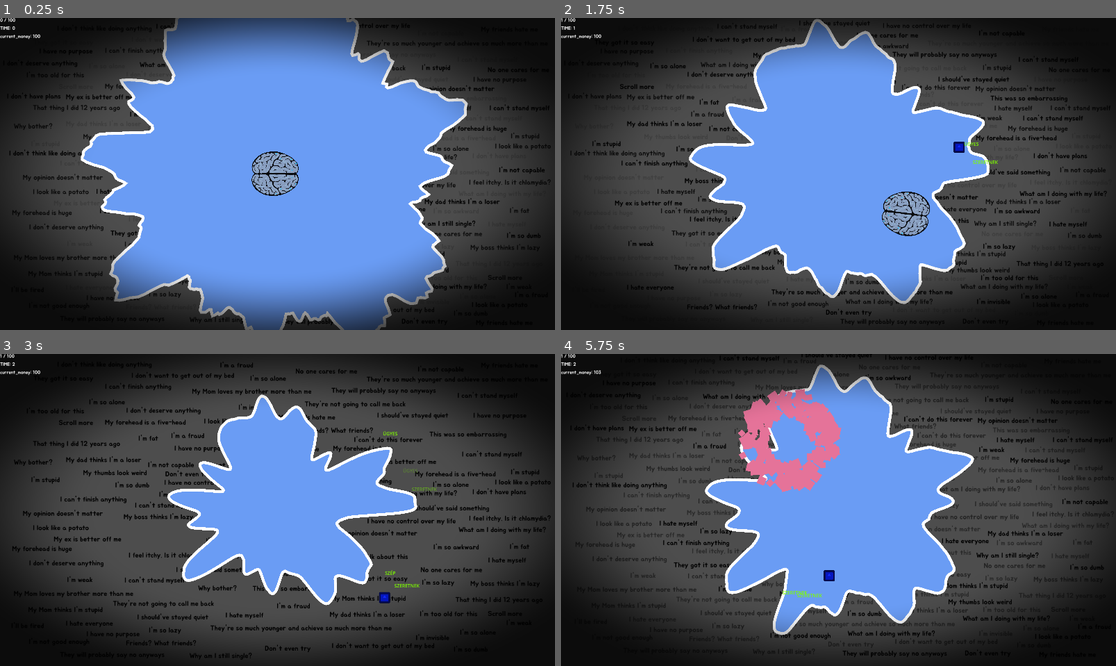
Above: before the commit, frames 1-4 (two rows, left to right).
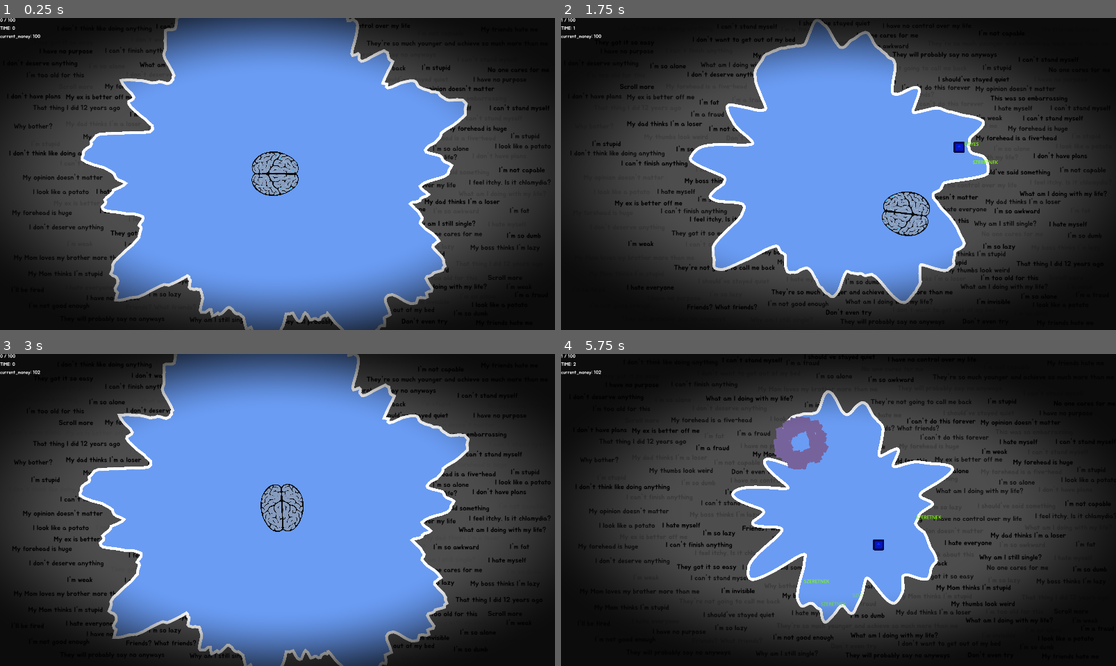
Above: after the commit, the same moments.

Repository: ekaktusz/bullet-hell-jam-7
Game: Godot game, scene res://Scenes/Map/Map.tscn
Same seed, same stepped clock (60 frames per second), same inputs: the game is played once before the commit and once after it. The engine's default icon, where the game draws it, is replaced by a stand-in: a white triangle on a blue panel in a dark square.
Inputs (mouse positions are in pixels of both pictures, inside the frame that each line leads up to):
- Up to frame 1 (0.25 s): no input
- Up to frame 2 (1.75 s): move the mouse to (960, 158) at 0.52 s; hold Right (ui_right) 0.53-1.28 s; click (960, 158) at 0.67 s; move the mouse to (727, 189) at 1.27 s; hold Down (ui_down) from 1.28 s (still down)
- Up to frame 3 (3 s): move the mouse to (333, 441) at 2.02 s; release Down (ui_down) at 2.03 s; hold Right (ui_right) 2.03-2.75 s; click (288, 634) at 2.75 s, where only the run after the commit has a clickable "RESTART"
- Up to frame 4 (5.75 s): click (849, 634) at 3.5 s, where only the run before the commit has a clickable "RESTART"; move the mouse to (810, 572) at 4.27 s; hold Up (ui_up) 4.28-5.03 s; click (810, 572) at 4.42 s; move the mouse to (1005, 556) at 5.02 s; hold Left (ui_left) from 5.03 s (still down)

The runs differ from the first frame. In frame 2, 1.0% of the frame differs, in the area x 35-65%, y 0-92%; in frame 3, 38%, in the area x 0-85%, y 0-100%; in frame 4, 18%.

Commit message:
more effect and hit box

Diff:
--- /dev/null
+++ b/Globals/global_shader_effect.gd
@@ -0,0 +1,6 @@
+extends CanvasLayer
+
+@onready var color_rect: ColorRect = $ColorRect
+
+func set_vignette_radius(radius: float) -> void:
+	color_rect.material.set_shader_parameter("radius", radius)
--- a/Globals/global_shader_effect.tscn
+++ b/Globals/global_shader_effect.tscn
@@ -1,6 +1,7 @@
 [gd_scene format=3 uid="uid://cchhfbgm5cdrr"]
 
 [ext_resource type="Shader" uid="uid://cynprrp8pdwn3" path="res://Globals/global_shader_effect.gdshader" id="1_useb7"]
+[ext_resource type="Script" path="res://Globals/global_shader_effect.gd" id="2_bhe5d"]
 
 [sub_resource type="ShaderMaterial" id="ShaderMaterial_nugmo"]
 shader = ExtResource("1_useb7")
@@ -12,6 +13,7 @@
 shader_parameter/vignette_color = Color(0, 0, 0, 1)
 
 [node name="GlobalShaderEffect" type="CanvasLayer" unique_id=417315655]
+script = ExtResource("2_bhe5d")
 
 [node name="ColorRect" type="ColorRect" parent="." unique_id=531495866]
 material = SubResource("ShaderMaterial_nugmo")
--- a/Scenes/Brain/Brain.tscn
+++ b/Scenes/Brain/Brain.tscn
@@ -4,6 +4,7 @@
 [ext_resource type="Texture2D" uid="uid://bwue2nnl2f0rs" path="res://Scenes/Brain/brain_shot-Sheet.png" id="2_hdu4i"]
 
 [sub_resource type="CircleShape2D" id="CircleShape2D_hdu4i"]
+radius = 80.0
 
 [sub_resource type="AtlasTexture" id="AtlasTexture_5bh3e"]
 atlas = ExtResource("2_hdu4i")
--- a/Scenes/Brain/brain_death_effect.tscn
+++ b/Scenes/Brain/brain_death_effect.tscn
@@ -6,24 +6,28 @@
 _data = [Vector2(0, 1), 0.0, 0.0, 0, 0, Vector2(1, 0), 0.0, 0.0, 0, 0]
 point_count = 2
 
+[sub_resource type="Gradient" id="Gradient_3mfif"]
+offsets = PackedFloat32Array(0, 0.0070422534, 0.02020202, 0.5915493, 1)
+colors = PackedColorArray(0, 0, 0, 1, 0.1130098, 0.011136932, 0.1884996, 1, 0.5738298, 0.37255603, 0.72940934, 1, 0.5915493, 0.5915493, 0.5915493, 1, 1, 1, 1, 1)
+
 [node name="BrainDeathEffect" type="CPUParticles2D" unique_id=269651796]
 emitting = false
 amount = 200
-lifetime = 0.62
+lifetime = 0.6
 one_shot = true
-speed_scale = 1.2
 explosiveness = 1.0
 direction = Vector2(0, 0)
 spread = 180.0
 gravity = Vector2(0, 0)
-initial_velocity_min = 600.0
-initial_velocity_max = 1200.0
-angular_velocity_min = -400.0
-angular_velocity_max = 400.0
-damping_min = 1.5
-damping_max = 2.5
-scale_amount_min = 20.0
-scale_amount_max = 40.0
+initial_velocity_min = 250.0
+initial_velocity_max = 500.0
+angular_velocity_min = -200.0
+angular_velocity_max = 200.0
+damping_min = 0.2
+damping_max = 0.5
+scale_amount_min = 16.0
+scale_amount_max = 32.0
 scale_amount_curve = SubResource("Curve_bhe5d")
-color = Color(0.9, 0.45, 0.6, 1)
+color = Color(0.807103, 0.8467004, 0.91065097, 1)
+color_ramp = SubResource("Gradient_3mfif")
 script = ExtResource("1_bhe5d")
--- a/Scenes/Map/map.gd
+++ b/Scenes/Map/map.gd
@@ -46,6 +46,9 @@
 	base_radius -= delta * 20.0
 	base_radius = max(base_radius, MIN_BASE_RADIUS)
 	update_blob(delta)
+
+	var viewport_half_h := get_viewport_rect().size.y / 2.0
+	GlobalShaderEffect.set_vignette_radius(base_radius / viewport_half_h / 1.2)
 
 
 func generate_blob(time: float) -> void:
@@ -145,7 +148,7 @@
 					print("END RUN")
 					brain.hide()
 					play_brain_death()
-			else:
+			elif not brain_dead:
 				brain_outside_time = 0.0
 				brain.show()
 
@@ -169,12 +172,12 @@
 
 
 func play_brain_death() -> void:
-	camera.shake(0.5, 15.0)
-	var effect = BRAIN_DEATH_EFFECT.instantiate()
+	var effect = BRAIN_DEATH_EFFECT.instantiate() as CPUParticles2D
+	camera.shake(effect.lifetime, 30.0)
 	add_child(effect)
 	effect.global_position = brain.global_position
 	effect.play()
-	await get_tree().create_timer(1.0).timeout
+	await get_tree().create_timer(effect.lifetime).timeout
 	end_run()
 
 
--- a/project.godot
+++ b/project.godot
@@ -30,7 +30,7 @@
 GameEvents="*res://Globals/game_events.gd"
 SkillDatabase="*uid://cj06nus6aejf4"
 CommonGlobals="*uid://diqqpijn27qat"
-GlobalShaderEffect="*uid://cchhfbgm5cdrr"
+GlobalShaderEffect="*res://Globals/global_shader_effect.tscn"
 
 [display]
 
Not shown, added: Globals/global_shader_effect.gd.uid
